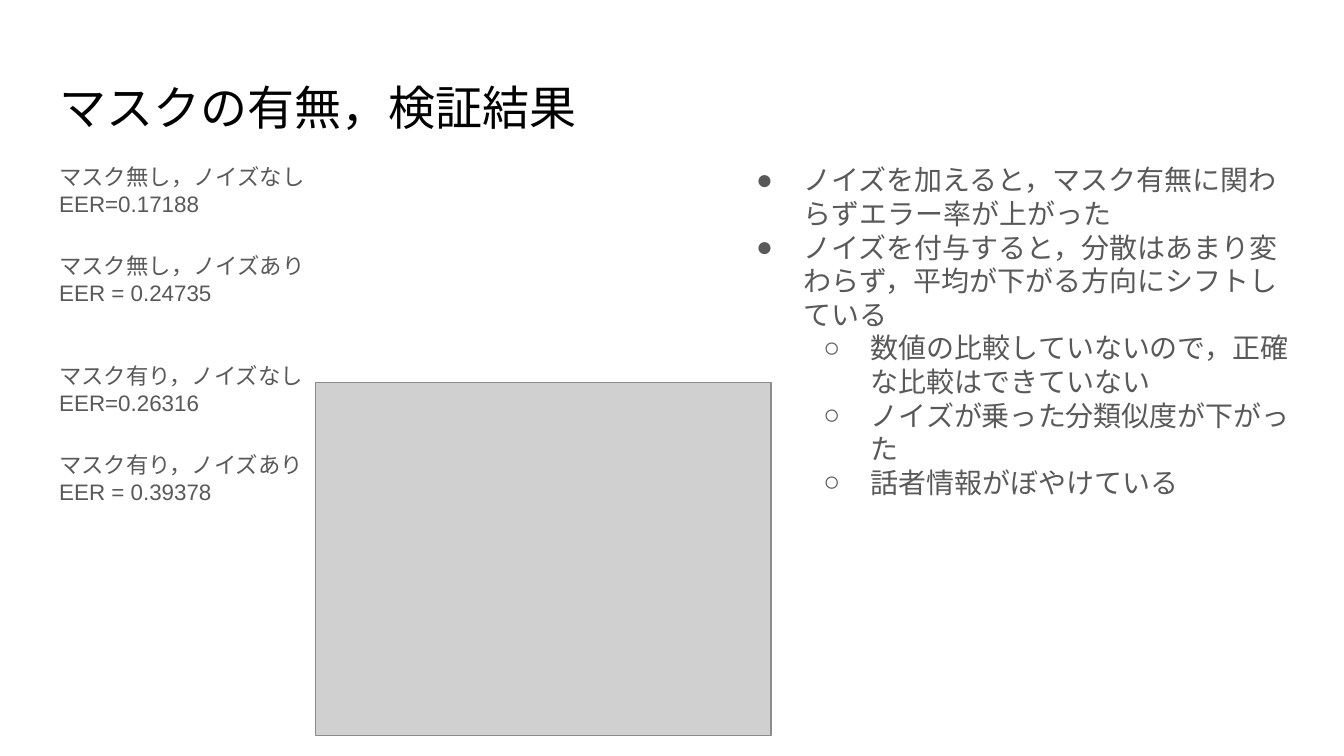
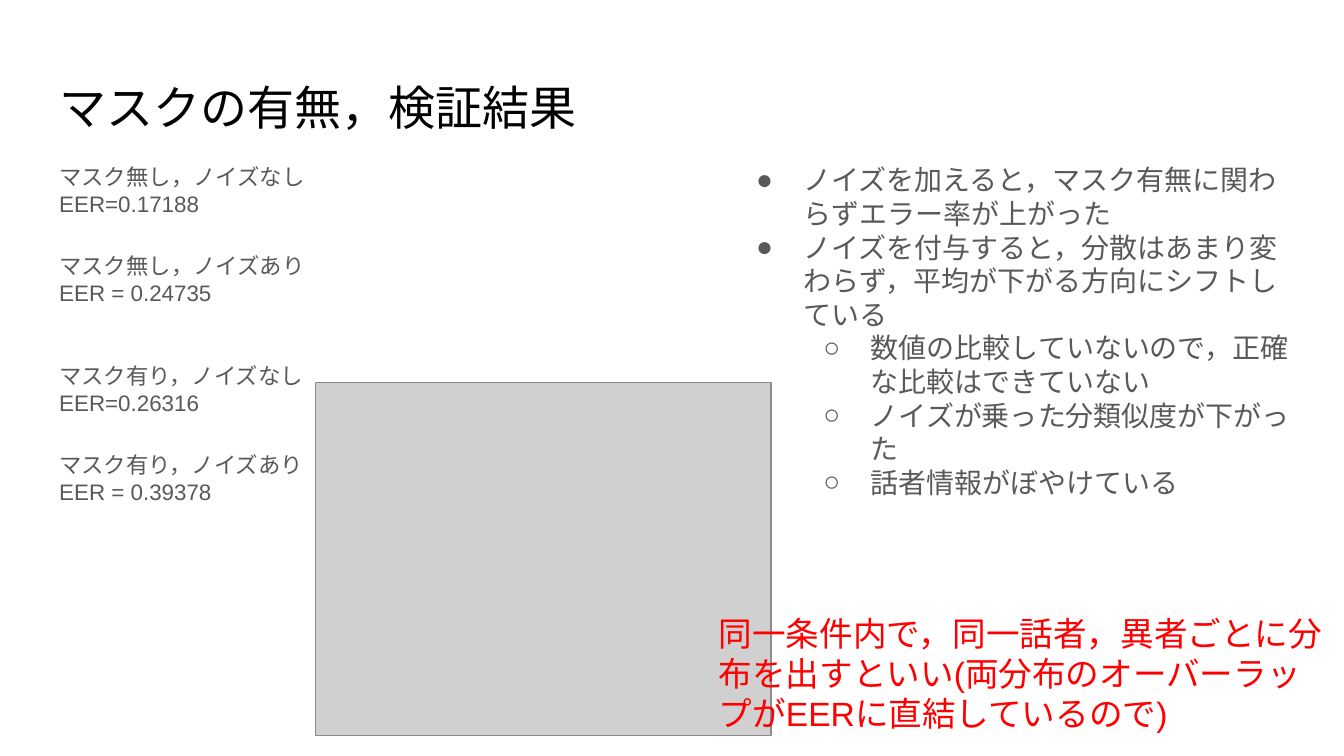
Before and after one commit to tenk-9/ShiotaLab_seminar, a slide deck: slide 8 of 6th/rpt.pptx. Drawn at 1344x756 pixels with LibreOffice and Linux fonts; fonts in the diff are those of the drawing; grey boxes stand for pictures. Boxes give left, top, right and bottom in pixels: in the first picture for what was removed or moved away, otherwise in the second. Text is boxed around its words. In the diff, an @@ line names an element or a change of style, - is before the commit and + after.

```diff
--- a/6th/rpt.pptx
+++ b/6th/rpt.pptx
@@ text added at (719, 611, 1322, 736), 18 pt, text #FF0000 @@
+同一条件内で，同一話者，異者ごとに分布を出すといい(両分布のオーバーラップがEERに直結しているので)
```
Also in this commit, not shown: 2 other slides changed, 1 slide added, 1 other file.
